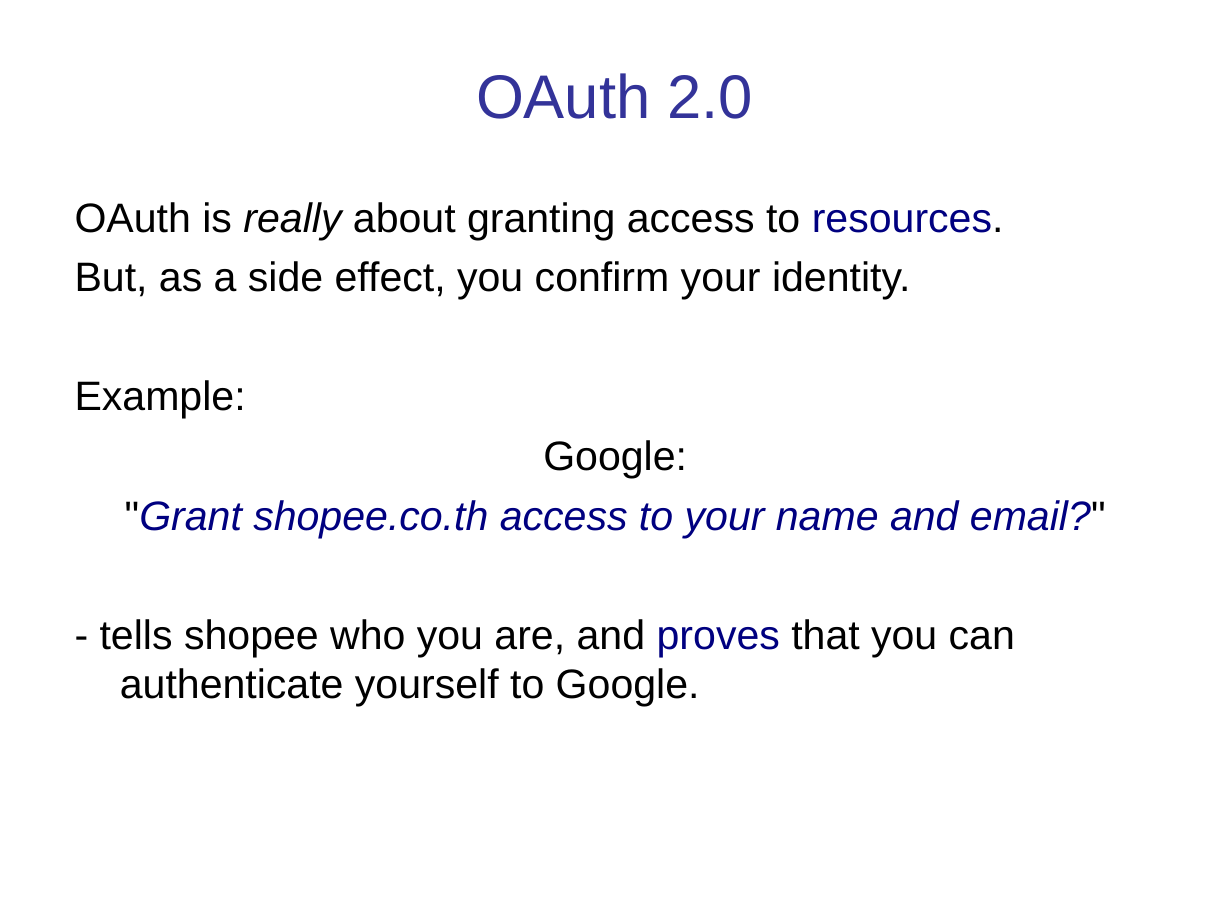
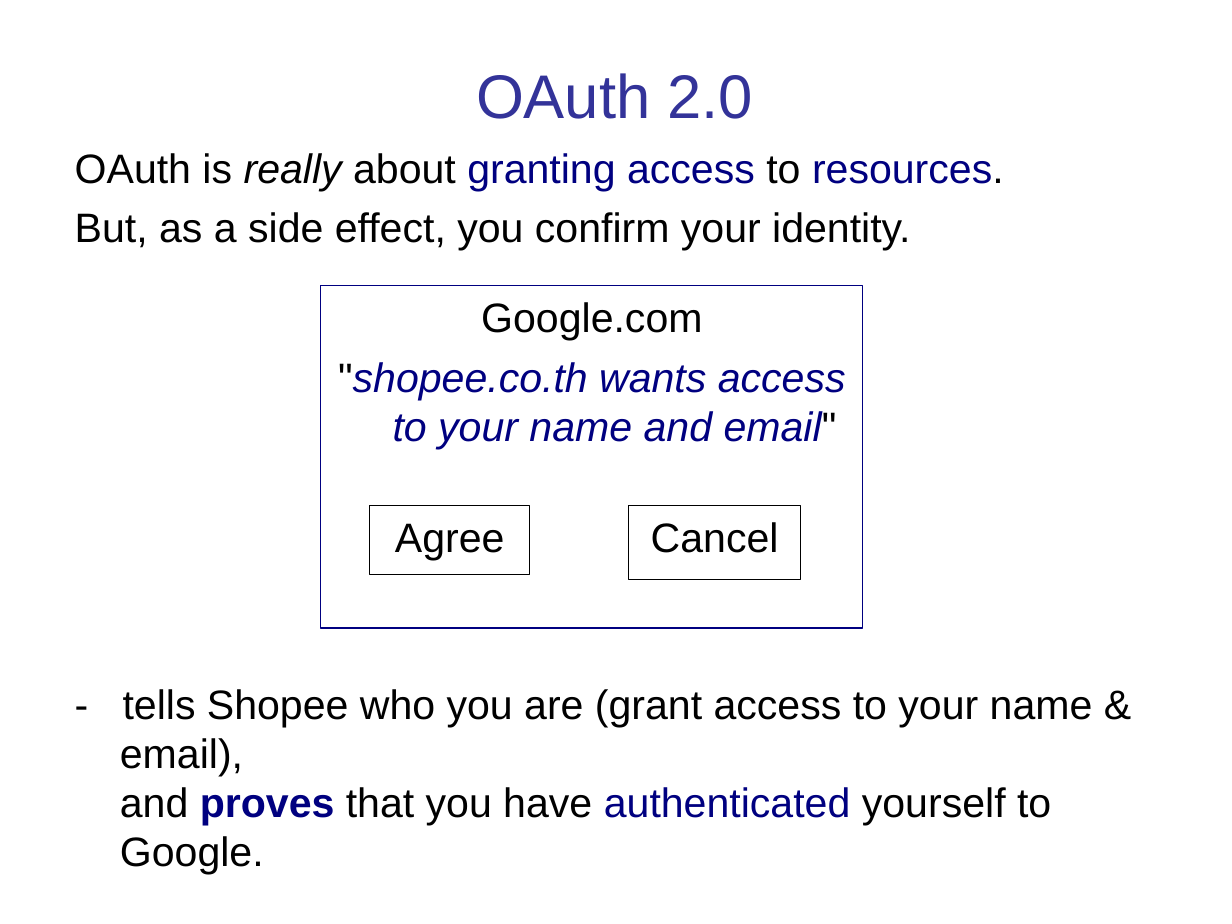
Before and after one commit to cpske/ISP, a slide deck: slide 12 of authentication/Authentication-and-Authorization.ppt (slide 11 before the commit). Drawn at 1232x924 pixels with LibreOffice and Linux fonts; fonts in the diff are those of the drawing. Boxes give left, top, right and bottom in pixels: in the first picture for what was removed or moved away, otherwise in the second. Text is boxed around its words. In the diff, an @@ line names an element or a change of style, - is before the commit and + after.

Commit message:
updating OAuth presentation (in progress)

```diff
--- a/authentication/Authentication-and-Authorization.ppt
+++ b/authentication/Authentication-and-Authorization.ppt
@@ text "OAuth is really about granting ...": place and size @@
-text "OAuth is really about granting ..." at (75,202,1106,706)
+text "OAuth is really about granting ..." at (75,153,1093,875)
@@ text at (75,153,1004,250): text colour #000000 to #000080 in "granting access" @@
@@ rectangle added at (320,286,862,628), outline #000080 0.74 pt, 24 pt, text #000080, italic @@
+Google.com
+"shopee.co.th wants access to your name and email"
@@ rectangle added at (370,505,530,575), outline #000000 0.74 pt, 24 pt, text #000000 @@
+Agree
@@ rectangle added at (628,505,801,579), outline #000000 0.74 pt, 24 pt, text #000000 @@
+Cancel
@@ text at (120,689,1093,875): text changed @@
-Example:
-Google:
-"Grant shopee.co.th access to your name and email?"
-- tells shopee who you are, and proves that you can authenticate yourself to Google.
+- tells Shopee who you are (grant access to your name & email),
+and proves that you have authenticated yourself to Google.
```
Also in this commit, not shown: 12 other slides changed, 7 slides added, 1 slide removed.
